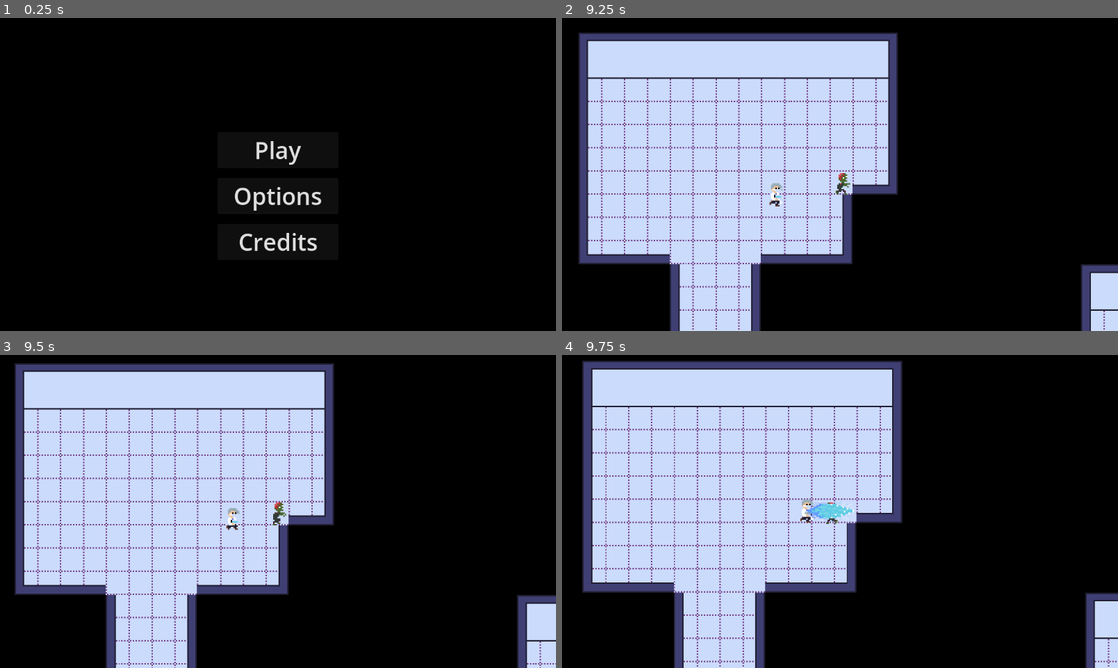
Above: before the commit, frames 1-4 (two rows, left to right).
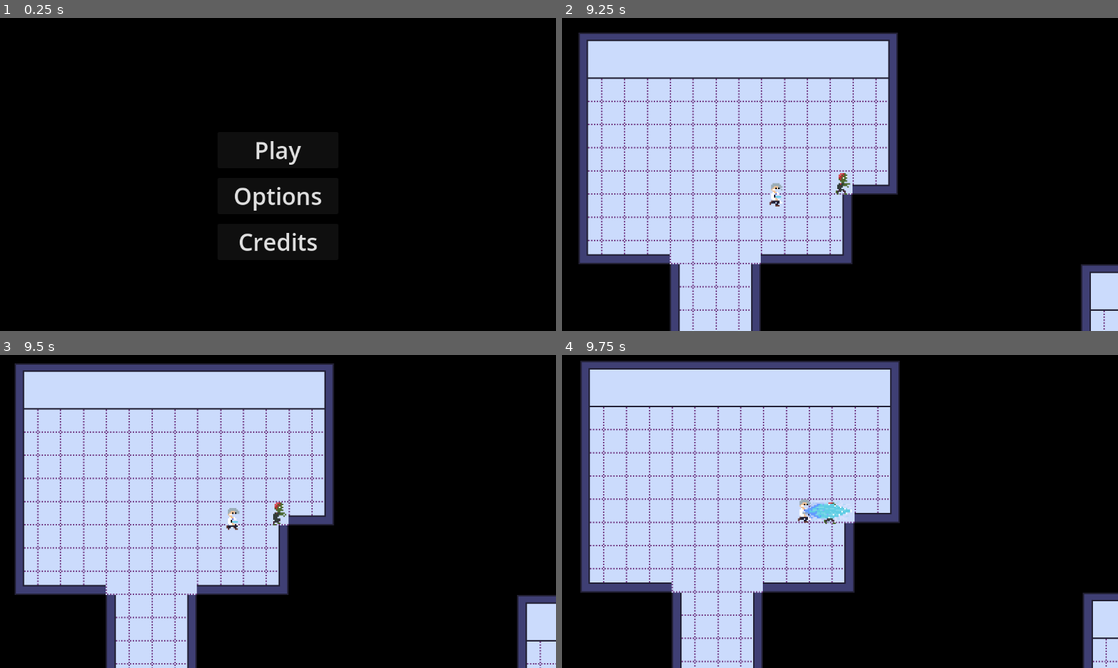
Above: after the commit, the same moments.

Repository: lucasericsson222/gmtk2024
Game: Godot game, scene res://scenes/menu.tscn
The game is run twice, just before and just after one commit, with the same random seed, the same clock (stepped at 60 frames per second) and the same inputs.
Inputs:
- Up to frame 1 (0.25 s): no input
- Up to frame 2 (9.25 s): click "Play" at 0.5 s; hold Right (right) 1.28-2.03 s; hold Down (down) 2.03-2.78 s; hold Right (right) 2.78-3.53 s; hold Up (up) 3.53-4.28 s; hold Left (left) 4.28-5.78 s; hold Down (down) 5.78-6.53 s; hold Right (right) 6.53-7.28 s; hold Up (up) 7.28-8.03 s; hold Right (right) 8.03-8.78 s; hold Down (down) from 8.78 s (still down)
- Up to frame 3 (9.5 s): keep holding Down (down)
- Up to frame 4 (9.75 s): release Down (down) at 9.53 s; hold Left (left) from 9.53 s (still down)

Frames 1-3 are identical in both runs. In frame 4, 7.4% of the frame differs, in the area x 3-100%, y 1-100%.

Commit message:
Zombies/humans/doctors now no longer move when dying

Diff:
--- a/scripts/doctor.gd
+++ b/scripts/doctor.gd
@@ -79,6 +79,9 @@
 
 	velocity = clamp(velocity.length(), 0, max_speed) * velocity.normalized()
 
+	if $AnimatedSprite2D.animation == "death":
+		velocity = Vector2.ZERO
+
 	move_and_slide()
 
 func _on_syringe_recharge_timer_timeout() -> void:
--- a/scripts/human.gd
+++ b/scripts/human.gd
@@ -28,7 +28,7 @@
 		new_direction = new_direction.normalized()
 		direction = new_direction
 	elif dead:
-		pass
+		direction = Vector2.ZERO
 	else:
 		direction = old_direction.lerp(new_direction, t)
 		if t < 1.0:
--- a/scripts/zombie.gd
+++ b/scripts/zombie.gd
@@ -4,7 +4,10 @@
 
 func _physics_process(_delta: float) -> void:
 	# Add the gravity.
+
 	velocity = zombie_component.velocity
+	if $AnimatedSprite2D.animation == "death":
+		velocity = Vector2.ZERO
 
 	$AnimatedSprite2D.flip_h = velocity.x < 0
 
